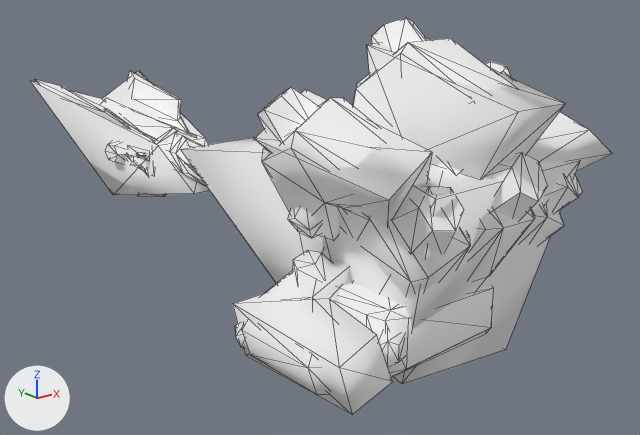
Two versions of the glTF model docs/models/weapons/w13/096.glb, one commit apart.
Camera for both pictures: a 50 mm camera at (-2.32, -3.55, 1.09) aimed at (0.24, -0.35, -0.18). Lighting does not change. The marker at lower left points along +X, +Y and +Z. The older version comes first. Mesh edges are drawn as thin lines. Vertices at exactly the same position are counted once.

In view in the first picture: 'Group[0]', 'Group[100]', 'Group[1]', 'Group[2]'.
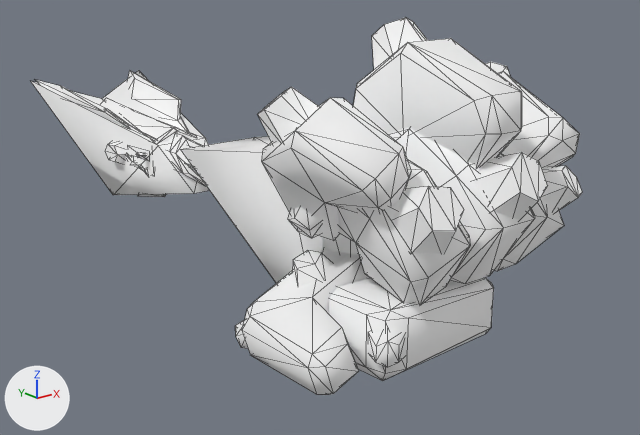
Scene script edits in JSON lines:
```json
{"block": "me_group_1", "where": "# used by ob_group_1; location = (0.0, 0.0, 0.0)"}
{"op": "remove", "block": "me_group_1", "code": "me_group_1.from_pydata(...)  # 224 vertices, 354 faces; spans x -0.466..0.49, y -1.781..-0.987, z -0.502..0.512"}
{"op": "add", "block": "me_group_1", "code": "me_group_1.from_pydata(...)  # 216 vertices, 342 faces; spans x -0.466..0.49, y -1.781..-0.987, z -0.407..0.486"}
{"block": "me_group_1", "change": "me_group_1 part 1: the loose piece of 8 vertices spanning x -0.431..0.439, y -1.722..-1.025, z -0.502..0.512 is deleted"}
{"op": "remove", "block": "me_group_1", "code": "me_group_1.materials.append(mat_xfb__e0__m00_rod096_env00)  # white #ffffff"}
{"block": "me_group_2", "where": "# used by ob_group_2; location = (0.0, 0.0, 0.0)"}
{"op": "remove", "block": "me_group_2", "code": "me_group_2.from_pydata(...)  # 278 vertices, 432 faces; spans x -0.689..0.635, y -1.796..-0.96, z -0.412..0.824"}
{"op": "add", "block": "me_group_2", "code": "me_group_2.from_pydata(...)  # 242 vertices, 376 faces; spans x -0.689..0.635, y -1.678..-0.96, z -0.402..0.824"}
{"block": "me_group_2", "change": "me_group_2 part 2: the loose piece of 9 vertices spanning x -0.684..-0.106, y -1.607..-0.98, z -0.412..-0.116 is deleted"}
{"block": "me_group_2", "change": "me_group_2 part 3: the loose piece of 9 vertices spanning x 0.109..0.562, y -1.726..-1.091, z -0.006..0.666 is deleted"}
{"block": "me_group_2", "change": "me_group_2 part 4: the loose piece of 9 vertices spanning x -0.646..-0.128, y -1.689..-1.072, z -0.004..0.598 is deleted"}
{"block": "me_group_2", "change": "me_group_2 part 5: the loose piece of 9 vertices spanning x -0.15..0.15, y -1.796..-1.056, z 0.026..0.738 is deleted"}
{"op": "remove", "block": "me_group_2", "code": "me_group_2.materials.append(mat_xfb__e0__m00_rod096_env00)  # white #ffffff"}
```

Pixel boxes [x1, y1, x2, y2] of what changed, in the pictures (640 x 435 px):
```json
{"object": "Group[2]", "change": "reshaped", "before": [233, 18, 613, 415], "after": [235, 18, 580, 395], "on screen": "9% narrower"}
{"object": "Group[1]", "change": "reshaped", "before": [325, 152, 582, 384], "after": [329, 128, 582, 381]}
{"part": 1, "of": "me_group_1", "change": "deleted", "before": [325, 161, 579, 384]}
{"part": 2, "of": "me_group_2", "change": "deleted", "before": [233, 285, 393, 415]}
{"part": 3, "of": "me_group_2", "change": "deleted", "before": [526, 112, 613, 171]}
{"part": 4, "of": "me_group_2", "change": "deleted", "before": [254, 89, 432, 226]}
{"part": 5, "of": "me_group_2", "change": "deleted", "before": [367, 38, 566, 179]}
```
